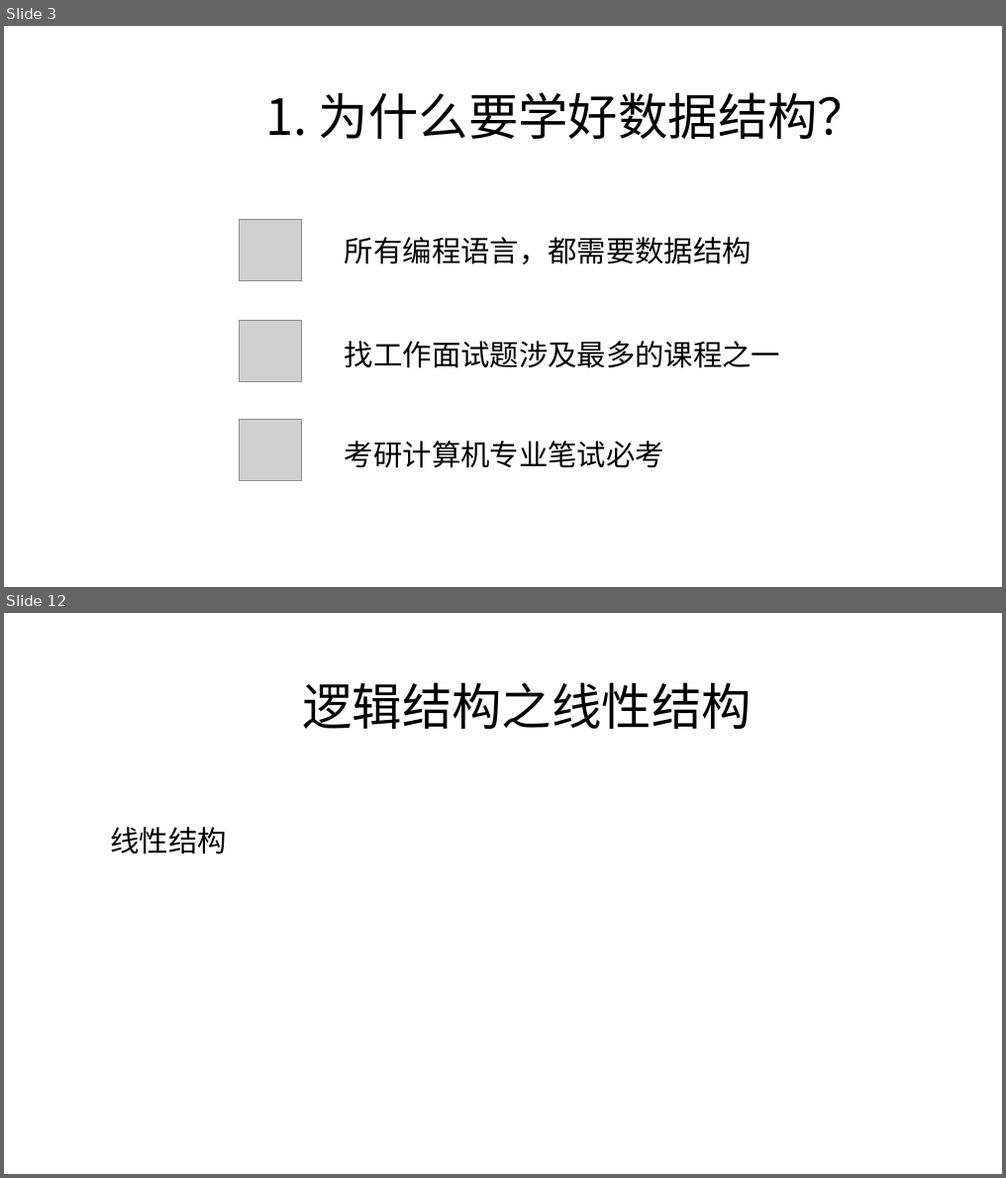
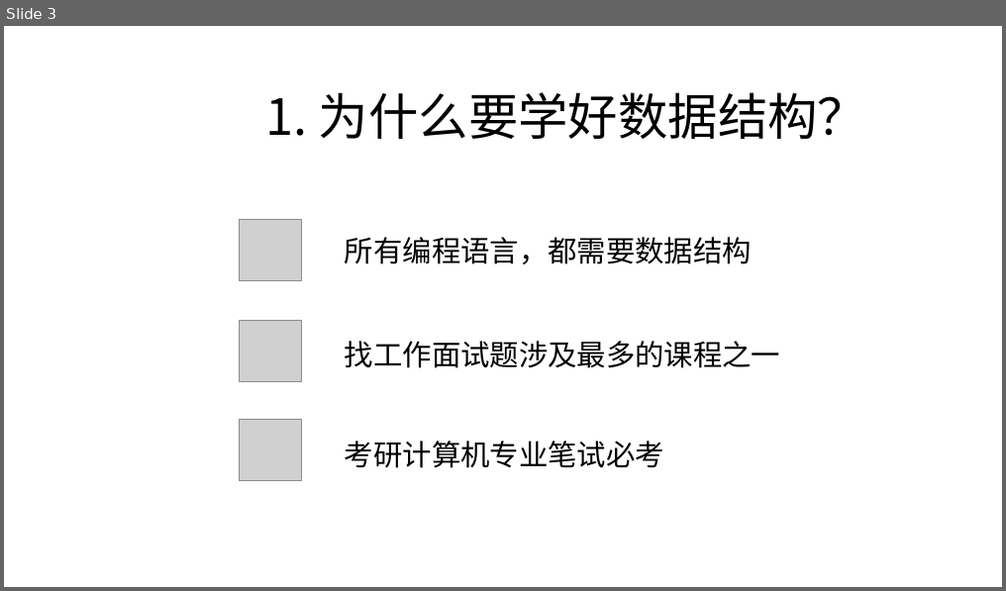
Before and after one commit to zjyesir/hmc_data_structure, a slide deck: 1绪论.pptx. Shown one above the other, each under a label of ours: slides 3 and 12 before the commit, slide 3 after it; the slides between them are not shown. The pictures are 1006x1178 and 1006x591 pixels, drawn with LibreOffice and Linux fonts; fonts in the diff are those of the drawing; grey boxes stand for pictures; background and template pictures are left out. Boxes give left, top, right and bottom in pixels: in the first picture for what was removed or moved away, otherwise in the second. Text is boxed around its words. In the diff, an @@ line names an element or a change of style, - is before the commit and + after.

Commit message:
1.绪论写完 2.改了一写结构布局，比如，定义和例子用橙色方块标注，并每张ppt里他们的位置都是一样的

```diff
--- a/1绪论.pptx
+++ b/1绪论.pptx
@@ slide 12 removed at [4, 613, 1002, 1174], background picture (left out) @@
@@ text removed at [302, 682, 751, 729] @@
-逻辑结构之线性结构
@@ text removed at [111, 827, 227, 855] @@
-线性结构
```
Also in this commit, not shown: 11 slides changed, 6 slides added, 3 other slides removed, 3 other files.
